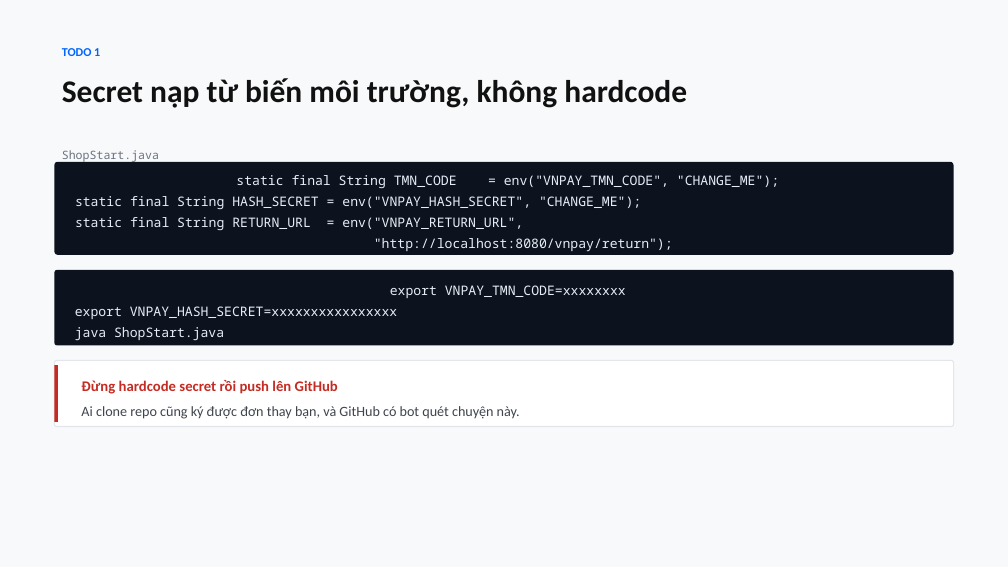
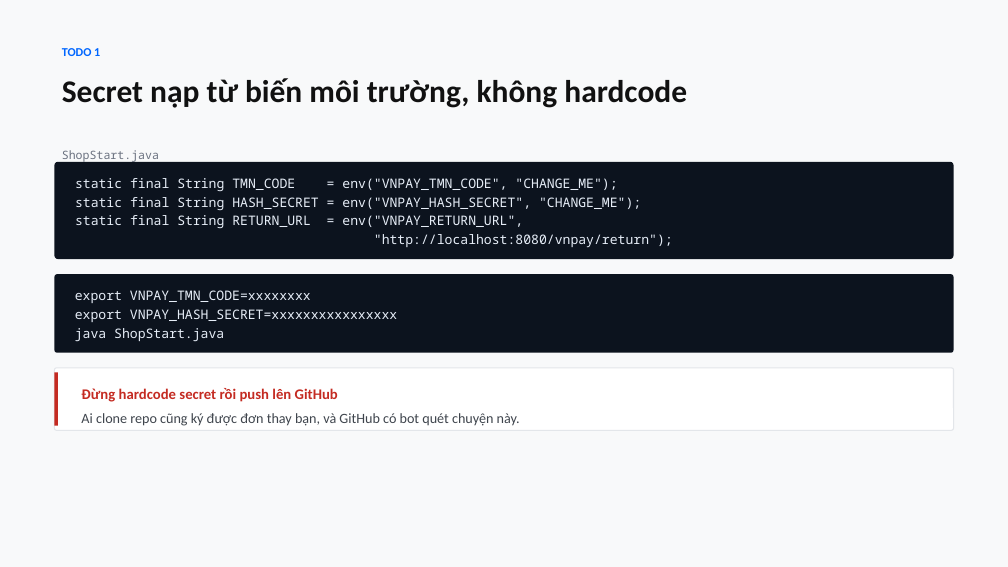
Before and after one commit to conchocon154/vnpay-seminar, a slide deck: slide 5 of VNPAY-seminar.pptx. Drawn at 1008x567 pixels with LibreOffice and Linux fonts; fonts in the diff are those of the drawing. Boxes give left, top, right and bottom in pixels: in the first picture for what was removed or moved away, otherwise in the second. Text is boxed around its words. In the diff, an @@ line names an element or a change of style, - is before the commit and + after.

```diff
--- a/VNPAY-seminar.pptx
+++ b/VNPAY-seminar.pptx
@@ rounded rectangle "static final String TMN_CODE = ...": place and size @@
-rounded rectangle "static final String TMN_CODE = ..." at bbox=[54, 162, 954, 255]
+rounded rectangle "static final String TMN_CODE = ..." at bbox=[54, 162, 954, 259]
@@ rounded rectangle "static final String TMN_CODE = ..." at bbox=[54, 162, 954, 259]: alignment centre to left; line spacing 1.34 to 17.8pt; vertical alignment middle to top @@
@@ rounded rectangle "export VNPAY_TMN_CODE=xxxxxxxx" at bbox=[54, 274, 954, 353]: alignment centre to left; line spacing 1.34 to 17.8pt; vertical alignment middle to top @@
@@ 2 rounded rectangles, 1 text: place and size @@
-2 rounded rectangles, 1 text at bbox=[54, 270, 954, 426]
+2 rounded rectangles, 1 text at bbox=[54, 274, 954, 431]
@@ rectangle: place and size @@
-rectangle at bbox=[54, 365, 57, 422]
+rectangle at bbox=[54, 373, 57, 426]
```
Also in this commit, not shown: 16 other slides changed, 1 slide added, 1 slide removed, 1 other file.
